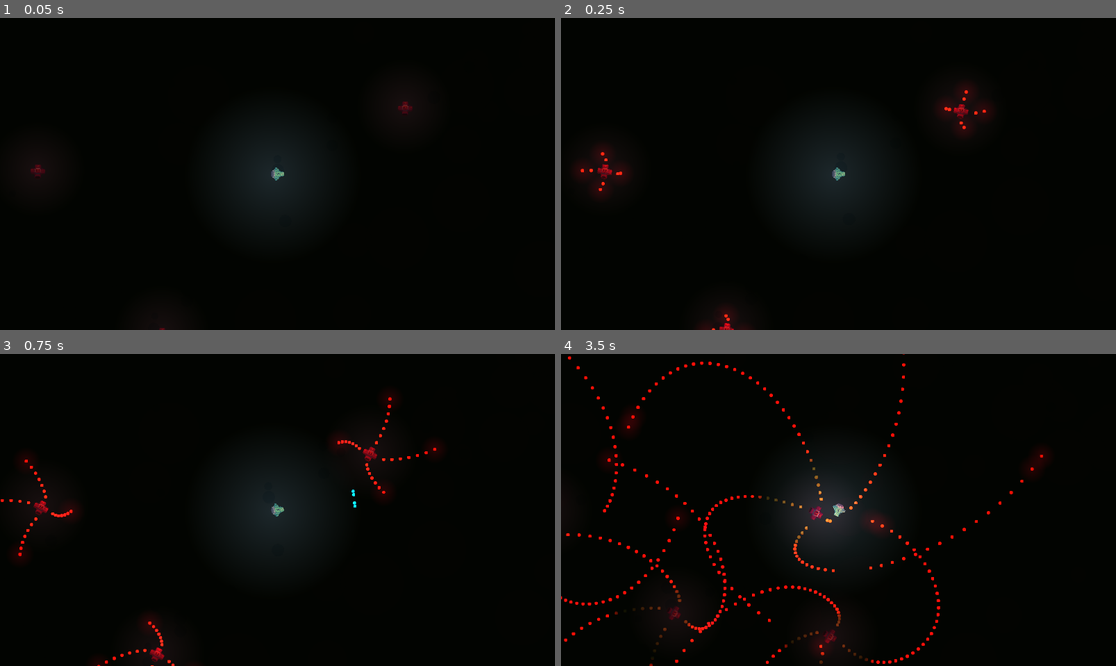
Above: before the commit, frames 1-4 (two rows, left to right).
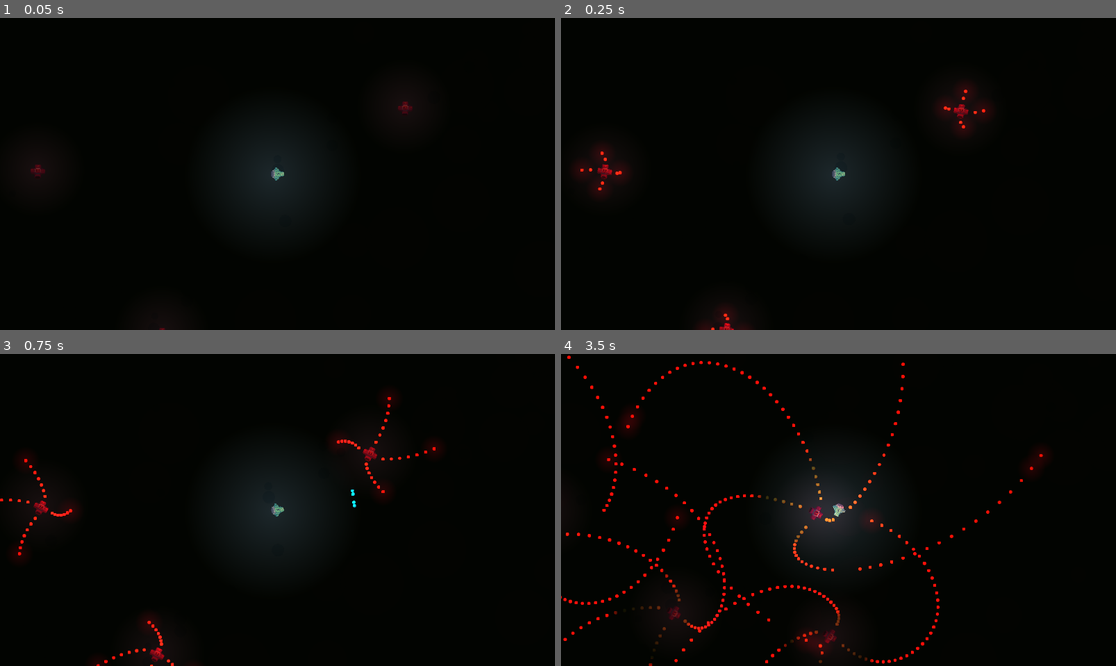
Above: after the commit, the same moments.

Repository: thggs/PeriodicStruggle
Game: Godot game, scene res://scenes/main.tscn
Same seed, same stepped clock (60 frames per second), same inputs: the game is played once before the commit and once after it.
Inputs (mouse positions are in pixels of both pictures, inside the frame that each line leads up to):
- Up to frame 1 (0.05 s): no input
- Up to frame 2 (0.25 s): no input
- Up to frame 3 (0.75 s): move the mouse to (399, 494) at 0.52 s; hold D (move_right) from 0.53 s (still down); tap Space (shoot) at 0.6 s
- Up to frame 4 (3.5 s): move the mouse to (727, 525) at 1.27 s; release D (move_right) at 1.28 s; hold Down (move_down) 1.28-2.03 s; tap Space (shoot) at 1.35, 2.1, 2.85 s; move the mouse to (894, 441) at 2.02 s; hold D (move_right) 2.03-2.78 s; move the mouse to (810, 572) at 2.77 s; hold W (move_up) from 2.78 s (still down)

Frame 1 is identical in both runs. In frame 2, less than 0.1% of the frame differs, in the area x 3-77%, y 22-100%; in frame 3, 0.4%; in frame 4, 1.6%, in the area x 0-87%, y 0-100%.

Commit message:
Fix a few things on the bullets
Centred them in their respective scenes
Set Collider to visible
Centred light source
Tightened collider

Diff:
--- a/scenes/prefabs/baddyBulletDefault.tscn
+++ b/scenes/prefabs/baddyBulletDefault.tscn
@@ -5,7 +5,7 @@
 [ext_resource type="Texture2D" uid="uid://c40cdnmn1yc0f" path="res://assets/sprites/lights.png" id="3_hbmhq"]
 
 [sub_resource type="CircleShape2D" id="CircleShape2D_cj8as"]
-radius = 5.09902
+radius = 3.0
 
 [node name="Area2D" type="Area2D"]
 top_level = true
@@ -13,16 +13,13 @@
 group = "players"
 
 [node name="Sprite2D" type="Sprite2D" parent="."]
-position = Vector2(1, 1)
 scale = Vector2(0.5, 0.5)
 texture = ExtResource("2_27d6m")
 
 [node name="CollisionShape2D" type="CollisionShape2D" parent="."]
-visible = false
 shape = SubResource("CircleShape2D_cj8as")
 
 [node name="PointLight2D" type="PointLight2D" parent="."]
-position = Vector2(1, 1)
 scale = Vector2(0.195312, 0.195312)
 color = Color(0.932662, 0, 0.0567203, 1)
 texture = ExtResource("3_hbmhq")
--- a/scenes/prefabs/bulletDefault.tscn
+++ b/scenes/prefabs/bulletDefault.tscn
@@ -6,7 +6,7 @@
 [ext_resource type="Texture2D" uid="uid://iixp444tjowo" path="res://assets/sprites/circle.png" id="4_fnbdr"]
 
 [sub_resource type="CircleShape2D" id="CircleShape2D_cj8as"]
-radius = 5.09902
+radius = 3.0
 
 [sub_resource type="ParticleProcessMaterial" id="ParticleProcessMaterial_yeydr"]
 particle_flag_disable_z = true
@@ -24,16 +24,13 @@
 group = "enemies"
 
 [node name="Sprite2D" type="Sprite2D" parent="."]
-position = Vector2(1, 1)
 scale = Vector2(0.5, 0.5)
 texture = ExtResource("2_ghfp7")
 
 [node name="CollisionShape2D" type="CollisionShape2D" parent="."]
-visible = false
 shape = SubResource("CircleShape2D_cj8as")
 
 [node name="PointLight2D" type="PointLight2D" parent="."]
-position = Vector2(1, 1)
 scale = Vector2(0.195312, 0.195312)
 color = Color(0, 0.66002, 0.664697, 1)
 texture = ExtResource("3_0adg3")
